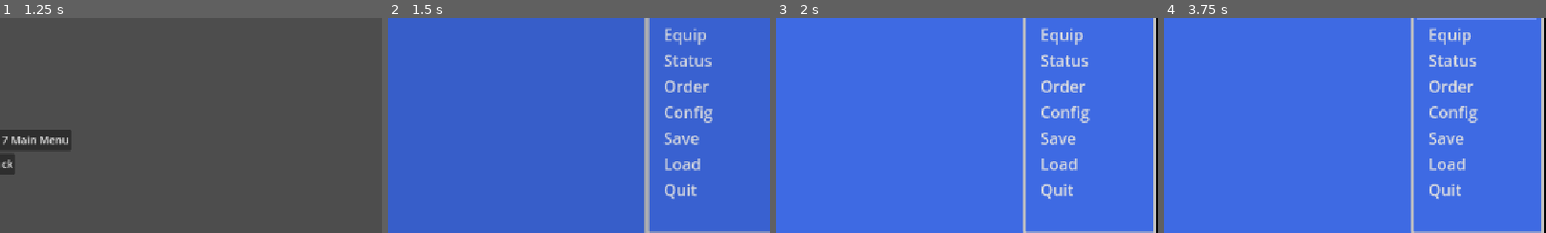
Above: before the commit, frames 1-4 (left to right).
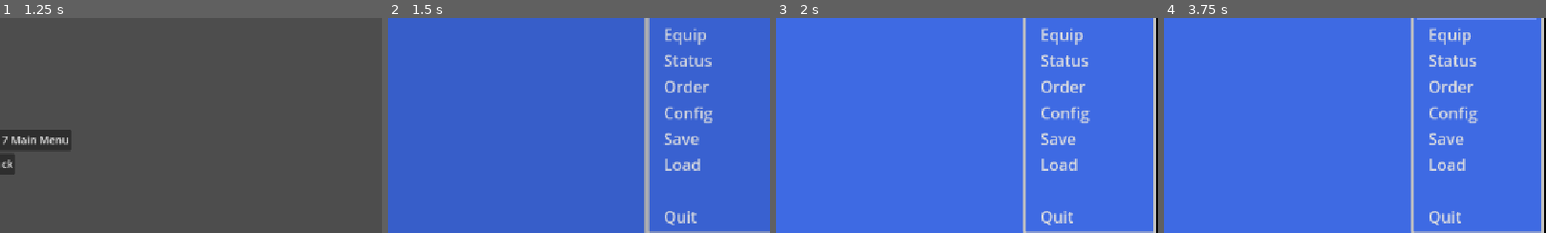
Above: after the commit, the same moments.

Repository: fombico/godot-menu-samples
Game: Godot game, scene res://main_menu/main_menu.tscn
The game is run twice, just before and just after one commit, with the same random seed, the same clock (stepped at 60 frames per second) and the same inputs.
Inputs:
- Up to frame 1 (1.25 s): click "Samples" at 0.5 s
- Up to frame 2 (1.5 s): click "Final Fantasy 7 Main Menu" at 1.25 s
- Up to frame 3 (2 s): no input
- Up to frame 4 (3.75 s): click "Item" at 2 s; click "Magic" at 2.75 s; click "Materia" at 3.5 s
The pictures show only the part of the screen within x 50-100%, y 19-69%; the shares and areas given below are measured in that part.

Frame 1 is identical in both runs. In frame 2, 1.3% of the frame differs, in the area x 72-85%, y 28-97%; in frame 3, 1.3%, in the area x 69-83%, y 28-97%; in frame 4, 1.3%.

Commit message:
Put ff7 ui in CanvasLayer node
- replace HSplitContainer with HBoxContainer

Diff:
--- a/ff7_main_menu/ff7_main_menu.tscn
+++ b/ff7_main_menu/ff7_main_menu.tscn
@@ -175,7 +175,9 @@
 &"slide_up": SubResource("Animation_h3wi3")
 }
 
-[node name="FF7MainMenu" type="Control"]
+[node name="CanvasLayer" type="CanvasLayer"]
+
+[node name="FF7MainMenu" type="Control" parent="."]
 layout_mode = 3
 anchors_preset = 15
 anchor_right = 1.0
@@ -184,7 +186,7 @@
 grow_vertical = 2
 script = ExtResource("1_gbc73")
 
-[node name="BackgroundPanel" type="Panel" parent="."]
+[node name="BackgroundPanel" type="Panel" parent="FF7MainMenu"]
 layout_mode = 1
 anchors_preset = 15
 anchor_right = 1.0
@@ -193,7 +195,7 @@
 grow_vertical = 2
 theme_override_styles/panel = SubResource("StyleBoxFlat_gbc73")
 
-[node name="CharacterPanel" type="Panel" parent="."]
+[node name="CharacterPanel" type="Panel" parent="FF7MainMenu"]
 layout_mode = 0
 offset_left = 8.0
 offset_top = 24.0
@@ -201,13 +203,13 @@
 offset_bottom = 604.0
 theme_override_styles/panel = ExtResource("2_wn7nu")
 
-[node name="AnimationPlayer" type="AnimationPlayer" parent="CharacterPanel"]
+[node name="AnimationPlayer" type="AnimationPlayer" parent="FF7MainMenu/CharacterPanel"]
 libraries = {
 &"": SubResource("AnimationLibrary_lmw0q")
 }
 autoplay = "slide_right"
 
-[node name="MenuPanel" type="Panel" parent="."]
+[node name="MenuPanel" type="Panel" parent="FF7MainMenu"]
 modulate = Color(1, 1, 1, 0.498039)
 layout_mode = 2
 offset_left = 1050.0
@@ -217,14 +219,14 @@
 size_flags_vertical = 3
 theme_override_styles/panel = ExtResource("2_wn7nu")
 
-[node name="AnimationPlayer" type="AnimationPlayer" parent="MenuPanel"]
+[node name="AnimationPlayer" type="AnimationPlayer" parent="FF7MainMenu/MenuPanel"]
 root_node = NodePath("../VBoxContainer")
 libraries = {
 &"": SubResource("AnimationLibrary_gbc73")
 }
 autoplay = "slide_left"
 
-[node name="VBoxContainer" type="VBoxContainer" parent="MenuPanel"]
+[node name="VBoxContainer" type="VBoxContainer" parent="FF7MainMenu/MenuPanel"]
 custom_minimum_size = Vector2(180, 0)
 layout_mode = 1
 anchors_preset = 5
@@ -233,70 +235,84 @@
 offset_left = -90.0
 offset_top = 8.0
 offset_right = 90.0
-offset_bottom = 372.0
+offset_bottom = 435.0
 grow_horizontal = 2
 
-[node name="Item" type="Button" parent="MenuPanel/VBoxContainer"]
-layout_mode = 2
+[node name="Item" type="Button" parent="FF7MainMenu/MenuPanel/VBoxContainer"]
+layout_mode = 2
+size_flags_vertical = 3
 theme = ExtResource("3_wn7nu")
 text = "Item"
 alignment = 0
 
-[node name="Magic" type="Button" parent="MenuPanel/VBoxContainer"]
-layout_mode = 2
+[node name="Magic" type="Button" parent="FF7MainMenu/MenuPanel/VBoxContainer"]
+layout_mode = 2
+size_flags_vertical = 3
 theme = ExtResource("3_wn7nu")
 text = "Magic"
 alignment = 0
 
-[node name="Materia" type="Button" parent="MenuPanel/VBoxContainer"]
-layout_mode = 2
+[node name="Materia" type="Button" parent="FF7MainMenu/MenuPanel/VBoxContainer"]
+layout_mode = 2
+size_flags_vertical = 3
 theme = ExtResource("3_wn7nu")
 text = "Materia"
 alignment = 0
 
-[node name="Equip" type="Button" parent="MenuPanel/VBoxContainer"]
-layout_mode = 2
+[node name="Equip" type="Button" parent="FF7MainMenu/MenuPanel/VBoxContainer"]
+layout_mode = 2
+size_flags_vertical = 3
 theme = ExtResource("3_wn7nu")
 text = "Equip"
 alignment = 0
 
-[node name="Status" type="Button" parent="MenuPanel/VBoxContainer"]
-layout_mode = 2
+[node name="Status" type="Button" parent="FF7MainMenu/MenuPanel/VBoxContainer"]
+layout_mode = 2
+size_flags_vertical = 3
 theme = ExtResource("3_wn7nu")
 text = "Status"
 alignment = 0
 
-[node name="Order" type="Button" parent="MenuPanel/VBoxContainer"]
-layout_mode = 2
+[node name="Order" type="Button" parent="FF7MainMenu/MenuPanel/VBoxContainer"]
+layout_mode = 2
+size_flags_vertical = 3
 theme = ExtResource("3_wn7nu")
 text = "Order"
 alignment = 0
 
-[node name="Config" type="Button" parent="MenuPanel/VBoxContainer"]
-layout_mode = 2
+[node name="Config" type="Button" parent="FF7MainMenu/MenuPanel/VBoxContainer"]
+layout_mode = 2
+size_flags_vertical = 3
 theme = ExtResource("3_wn7nu")
 text = "Config"
 alignment = 0
 
-[node name="Save" type="Button" parent="MenuPanel/VBoxContainer"]
-layout_mode = 2
+[node name="Save" type="Button" parent="FF7MainMenu/MenuPanel/VBoxContainer"]
+layout_mode = 2
+size_flags_vertical = 3
 theme = ExtResource("3_wn7nu")
 text = "Save"
 alignment = 0
 
-[node name="Load" type="Button" parent="MenuPanel/VBoxContainer"]
-layout_mode = 2
+[node name="Load" type="Button" parent="FF7MainMenu/MenuPanel/VBoxContainer"]
+layout_mode = 2
+size_flags_vertical = 3
 theme = ExtResource("3_wn7nu")
 text = "Load"
 alignment = 0
 
-[node name="Quit" type="Button" parent="MenuPanel/VBoxContainer"]
-layout_mode = 2
+[node name="Control" type="Control" parent="FF7MainMenu/MenuPanel/VBoxContainer"]
+layout_mode = 2
+size_flags_vertical = 3
+
+[node name="Quit" type="Button" parent="FF7MainMenu/MenuPanel/VBoxContainer"]
+layout_mode = 2
+size_flags_vertical = 3
 theme = ExtResource("3_wn7nu")
 text = "Quit"
 alignment = 0
 
-[node name="TimeGilPanel" type="Panel" parent="."]
+[node name="TimeGilPanel" type="Panel" parent="FF7MainMenu"]
 modulate = Color(1, 1, 1, 0.498039)
 layout_mode = 0
 offset_left = 1050.0
@@ -306,7 +322,7 @@
 size_flags_vertical = 3
 theme_override_styles/panel = ExtResource("2_wn7nu")
 
-[node name="VBoxContainer" type="VBoxContainer" parent="TimeGilPanel"]
+[node name="VBoxContainer" type="VBoxContainer" parent="FF7MainMenu/TimeGilPanel"]
 custom_minimum_size = Vector2(180, 0)
 layout_mode = 1
 anchors_preset = 15
@@ -319,59 +335,55 @@
 grow_horizontal = 2
 grow_vertical = 2
 
-[node name="HSplitTime" type="HSplitContainer" parent="TimeGilPanel/VBoxContainer"]
-layout_mode = 2
-size_flags_vertical = 3
-split_offset = -16
-dragging_enabled = false
-dragger_visibility = 2
-drag_area_highlight_in_editor = true
-
-[node name="TimeLabel" type="RichTextLabel" parent="TimeGilPanel/VBoxContainer/HSplitTime"]
+[node name="TimeContainer" type="HBoxContainer" parent="FF7MainMenu/TimeGilPanel/VBoxContainer"]
+layout_mode = 2
+size_flags_vertical = 3
+
+[node name="TimeLabel" type="RichTextLabel" parent="FF7MainMenu/TimeGilPanel/VBoxContainer/TimeContainer"]
 layout_mode = 2
 size_flags_horizontal = 3
+size_flags_vertical = 3
 theme_override_font_sizes/normal_font_size = 20
 text = "Time"
 vertical_alignment = 1
 
-[node name="TimeText" type="RichTextLabel" parent="TimeGilPanel/VBoxContainer/HSplitTime"]
+[node name="TimeText" type="RichTextLabel" parent="FF7MainMenu/TimeGilPanel/VBoxContainer/TimeContainer"]
 unique_name_in_owner = true
 layout_mode = 2
 size_flags_horizontal = 3
+size_flags_stretch_ratio = 2.0
 theme_override_font_sizes/normal_font_size = 16
 text = "0:00:00"
 horizontal_alignment = 2
 vertical_alignment = 1
 
-[node name="HSplitGil" type="HSplitContainer" parent="TimeGilPanel/VBoxContainer"]
-layout_mode = 2
-size_flags_vertical = 3
-split_offset = -16
-dragging_enabled = false
-dragger_visibility = 2
-drag_area_highlight_in_editor = true
-
-[node name="GilLabel" type="RichTextLabel" parent="TimeGilPanel/VBoxContainer/HSplitGil"]
+[node name="GilContainer" type="HBoxContainer" parent="FF7MainMenu/TimeGilPanel/VBoxContainer"]
+layout_mode = 2
+size_flags_vertical = 3
+
+[node name="GilLabel" type="RichTextLabel" parent="FF7MainMenu/TimeGilPanel/VBoxContainer/GilContainer"]
 layout_mode = 2
 size_flags_horizontal = 3
+size_flags_vertical = 3
 theme_override_font_sizes/normal_font_size = 20
 text = "Gil"
 vertical_alignment = 1
 
-[node name="GilText" type="RichTextLabel" parent="TimeGilPanel/VBoxContainer/HSplitGil"]
+[node name="GilText" type="RichTextLabel" parent="FF7MainMenu/TimeGilPanel/VBoxContainer/GilContainer"]
 layout_mode = 2
 size_flags_horizontal = 3
+size_flags_stretch_ratio = 2.0
 text = "100,000,000"
 horizontal_alignment = 2
 vertical_alignment = 1
 
-[node name="AnimationPlayer" type="AnimationPlayer" parent="TimeGilPanel"]
+[node name="AnimationPlayer" type="AnimationPlayer" parent="FF7MainMenu/TimeGilPanel"]
 libraries = {
 &"": SubResource("AnimationLibrary_86ex8")
 }
 autoplay = "slide_left"
 
-[node name="LocationPanel" type="Panel" parent="."]
+[node name="LocationPanel" type="Panel" parent="FF7MainMenu"]
 modulate = Color(1, 1, 1, 0.498039)
 layout_mode = 0
 offset_left = 752.0
@@ -380,7 +392,7 @@
 offset_bottom = 635.0
 theme_override_styles/panel = ExtResource("2_wn7nu")
 
-[node name="LocationLabel" type="RichTextLabel" parent="LocationPanel"]
+[node name="LocationLabel" type="RichTextLabel" parent="FF7MainMenu/LocationPanel"]
 custom_minimum_size = Vector2(300, 48)
 layout_mode = 1
 anchors_preset = 14
@@ -397,19 +409,19 @@
 text = "Sector 7 Slums"
 vertical_alignment = 1
 
-[node name="AnimationPlayer" type="AnimationPlayer" parent="LocationPanel"]
+[node name="AnimationPlayer" type="AnimationPlayer" parent="FF7MainMenu/LocationPanel"]
 libraries = {
 &"": SubResource("AnimationLibrary_nwdw3")
 }
 autoplay = "slide_up"
 
-[node name="Utils" type="Node" parent="."]
-
-[node name="SaverLoader" type="Node" parent="Utils"]
+[node name="Utils" type="Node" parent="FF7MainMenu"]
+
+[node name="SaverLoader" type="Node" parent="FF7MainMenu/Utils"]
 unique_name_in_owner = true
 script = ExtResource("3_86ex8")
 metadata/_custom_type_script = "uid://bmv4nemv3kb50"
 
-[connection signal="pressed" from="MenuPanel/VBoxContainer/Save" to="." method="_on_save_pressed"]
-[connection signal="pressed" from="MenuPanel/VBoxContainer/Load" to="." method="_on_load_pressed"]
-[connection signal="pressed" from="MenuPanel/VBoxContainer/Quit" to="." method="_on_quit_pressed"]
+[connection signal="pressed" from="FF7MainMenu/MenuPanel/VBoxContainer/Save" to="FF7MainMenu" method="_on_save_pressed"]
+[connection signal="pressed" from="FF7MainMenu/MenuPanel/VBoxContainer/Load" to="FF7MainMenu" method="_on_load_pressed"]
+[connection signal="pressed" from="FF7MainMenu/MenuPanel/VBoxContainer/Quit" to="FF7MainMenu" method="_on_quit_pressed"]
